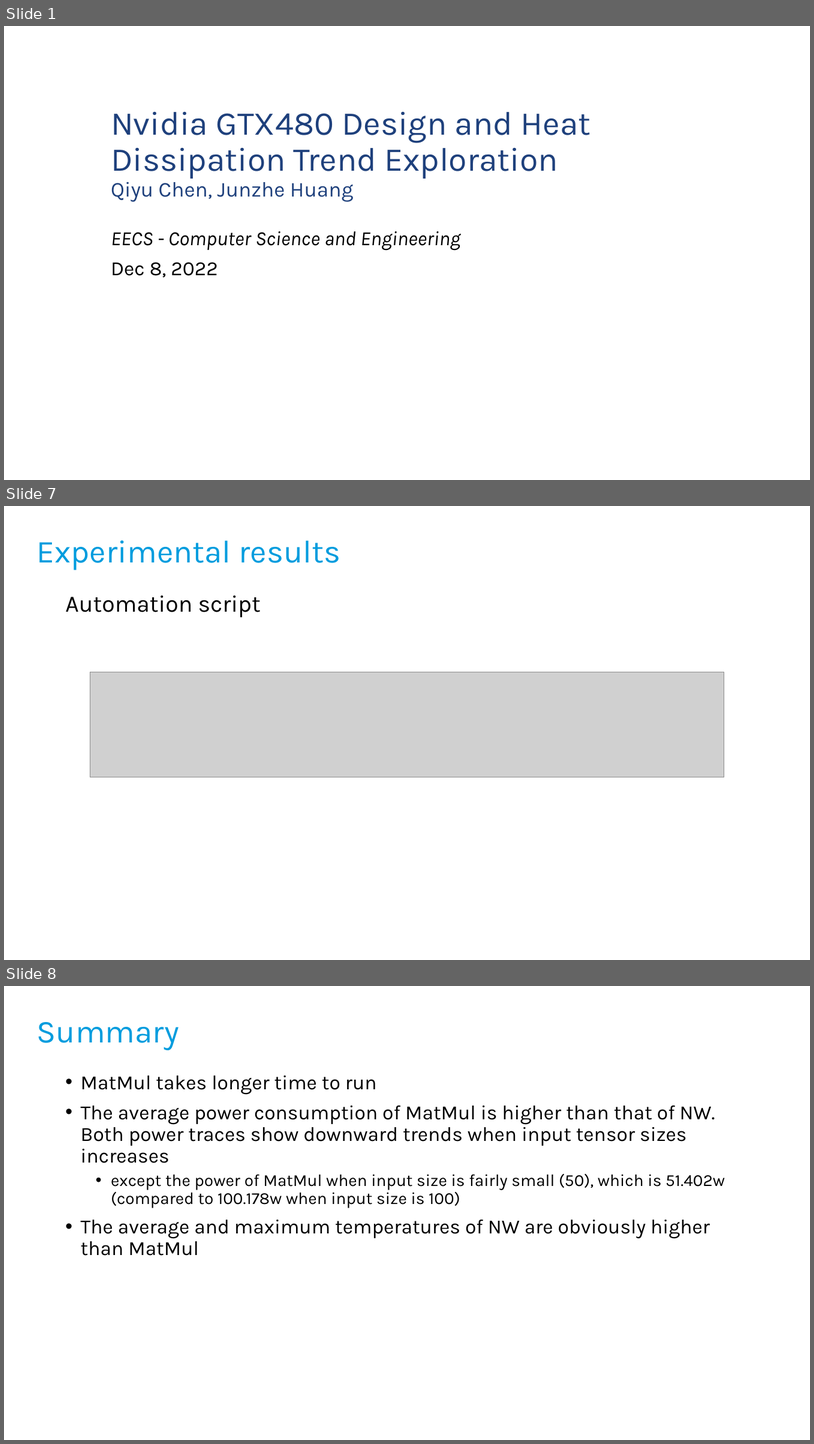
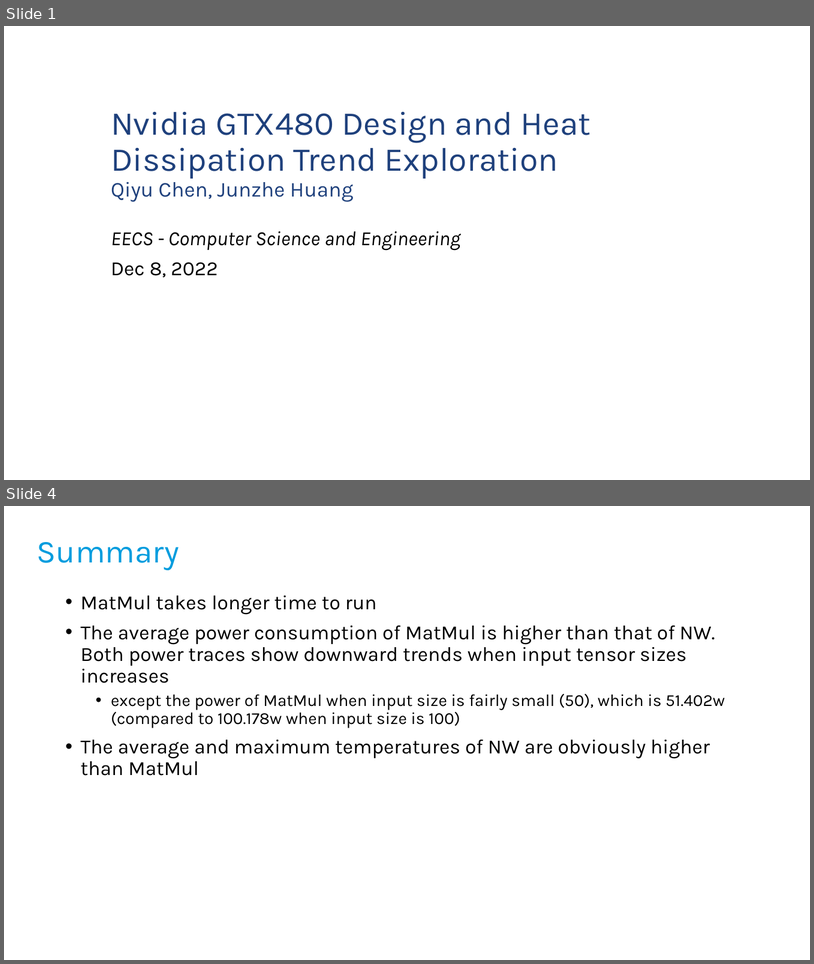
Before and after one commit to chirain1206/CSE530_final_project, a slide deck: presentation.pptx. Shown one above the other, each under a label of ours: slides 1, 7 and 8 before the commit, slides 1 and 4 after it; the slides between them are not shown. The pictures are 814x1444 and 814x964 pixels, drawn with LibreOffice and Linux fonts; fonts in the diff are those of the drawing; grey boxes stand for pictures; background and template pictures are left out. Boxes give left, top, right and bottom in pixels: in the first picture for what was removed or moved away, otherwise in the second. Text is boxed around its words. In the diff, an @@ line names an element or a change of style, - is before the commit and + after.

```diff
--- a/presentation.pptx
+++ b/presentation.pptx
@@ slide 7 removed at box(4, 506, 810, 960), background #FFFFFF @@
@@ title removed at box(37, 540, 341, 570) @@
-Experimental results
@@ text removed at box(65, 595, 261, 618) @@
-Automation script
@@ picture removed at box(90, 672, 725, 777) @@
@@ what was slide 8 is now slide 4 @@
```
Also in this commit, not shown: 2 slides changed, 3 other slides removed.
